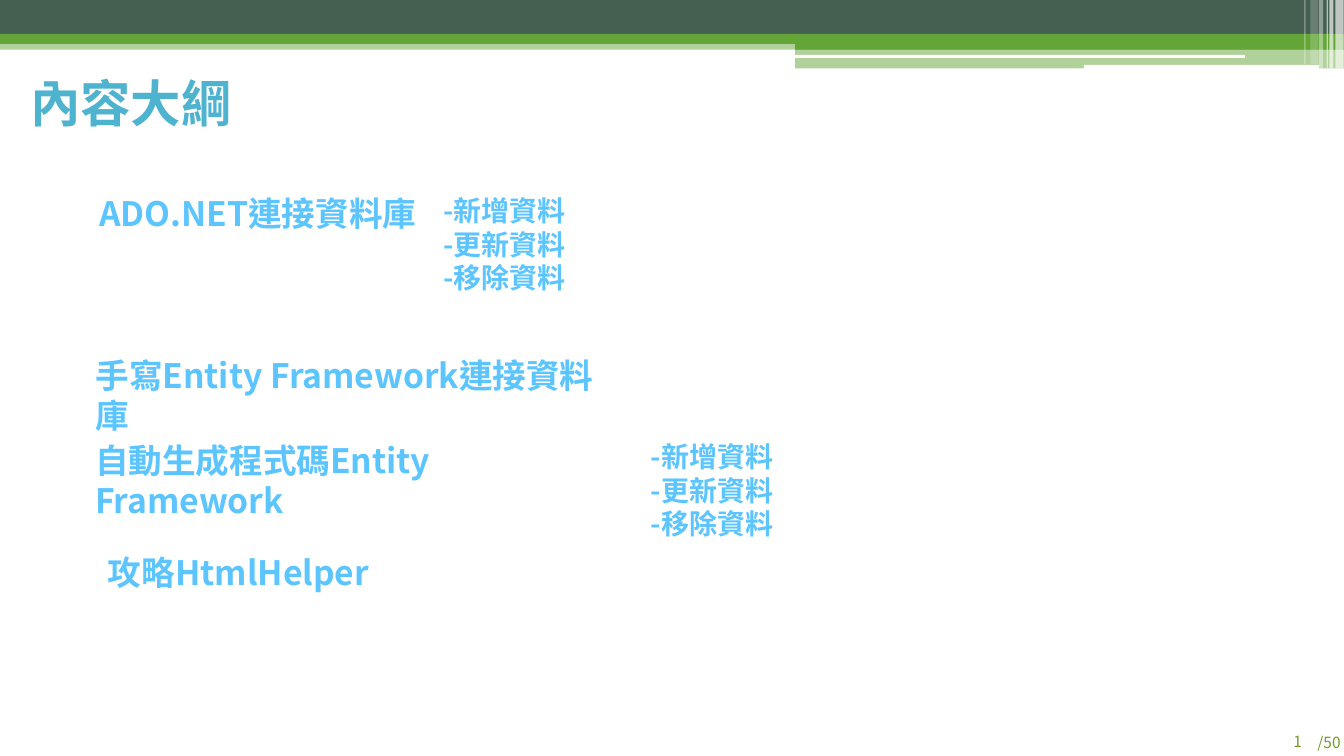
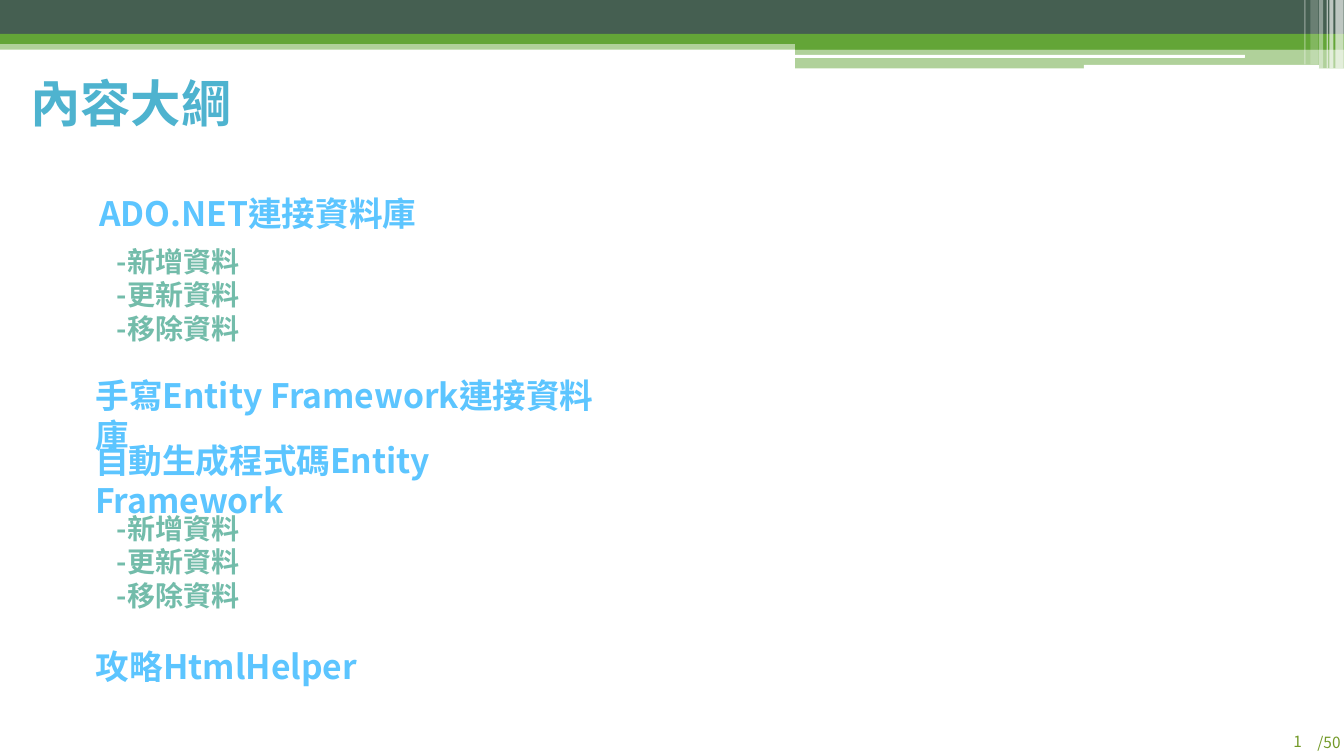
Before and after one commit to f85084/MVC, a slide deck: slide 2 of 現代 .Net 開發者之路 - MVC 完全精通.pptx. Drawn at 1344x756 pixels with LibreOffice and Linux fonts; fonts in the diff are those of the drawing. Boxes give left, top, right and bottom in pixels: in the first picture for what was removed or moved away, otherwise in the second. Text is boxed around its words. In the diff, an @@ line names an element or a change of style, - is before the commit and + after.

```diff
--- a/現代 .Net 開發者之路 - MVC 完全精通.pptx
+++ b/現代 .Net 開發者之路 - MVC 完全精通.pptx
@@ text "-新增資料": place and size @@
-text "-新增資料" at <box>443,197,566,291</box>
+text "-新增資料" at <box>117,248,240,342</box>
@@ text "-新增資料" at <box>117,248,240,342</box>: text colour gradient #006FA4 to #5DC5FF to #F2F9FF to gradient #518478 to #74BCAB to #89DFCB @@
@@ text "手寫Entity Framework連接資料庫": place and size @@
-text "手寫Entity Framework連接資料庫" at <box>95,359,262,396</box>
+text "手寫Entity Framework連接資料庫" at <box>95,379,262,416</box>
@@ text "-新增資料" at <box>117,511,240,609</box>: text colour gradient #006FA4 to #5DC5FF to #F2F9FF to gradient #518478 to #74BCAB to #89DFCB @@
@@ text "-新增資料": place and size @@
-text "-新增資料" at <box>651,443,774,537</box>
+text "-新增資料" at <box>117,511,240,609</box>
@@ text "攻略HtmlHelper": place and size @@
-text "攻略HtmlHelper" at <box>108,556,369,592</box>
+text "攻略HtmlHelper" at <box>96,650,357,686</box>
```
Also in this commit, not shown: 13 other slides changed, 2 slides added, 1 slide removed, 18 other files.
